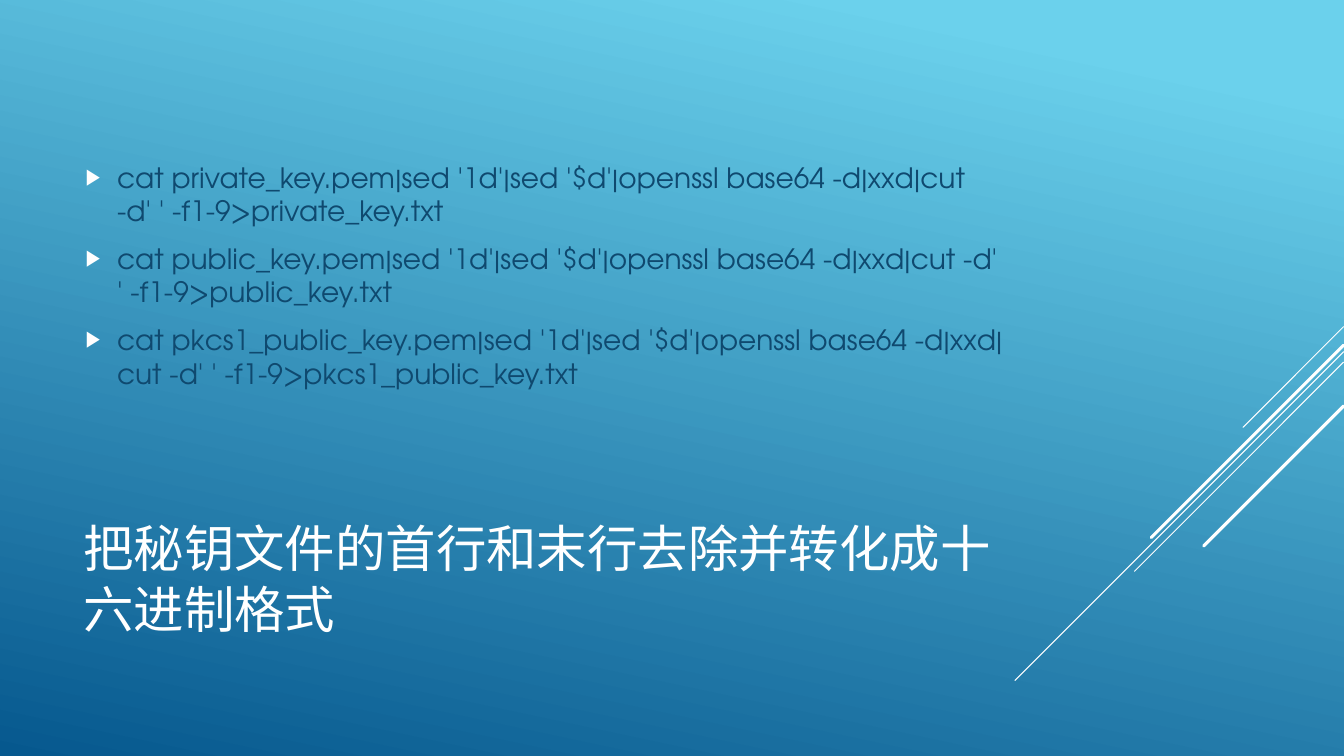
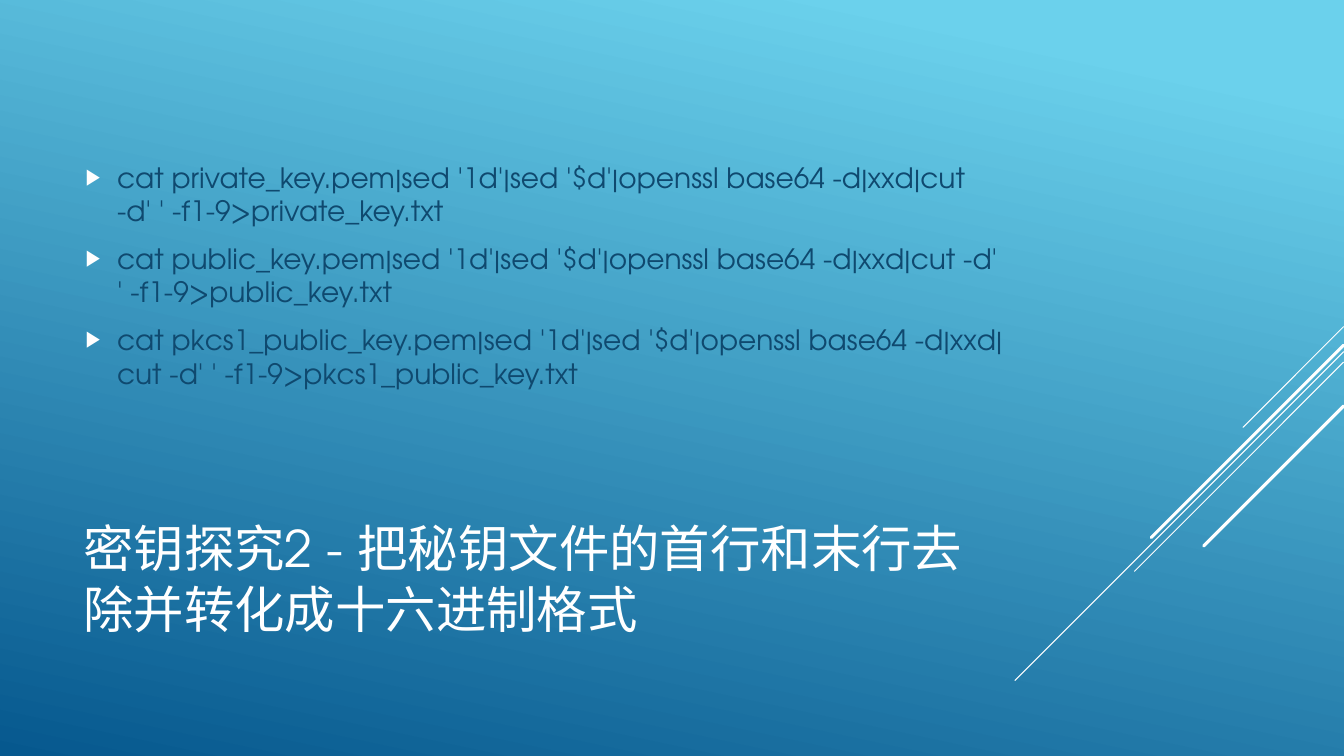
Before and after one commit to lmq1117/l56xx, a slide deck: slide 10 of document/limq.pptx (slide 13 before the commit). Drawn at 1344x756 pixels with LibreOffice and Linux fonts; fonts in the diff are those of the drawing. Boxes give left, top, right and bottom in pixels: in the first picture for what was removed or moved away, otherwise in the second. Text is boxed around its words. In the diff, an @@ line names an element or a change of style, - is before the commit and + after.

```diff
--- a/document/limq.pptx
+++ b/document/limq.pptx
@@ title at (x1=83, y1=524, x2=963, y2=632): text changed @@
-把秘钥文件的首行和末行去除并转化成十六进制格式
+密钥探究2 - 把秘钥文件的首行和末行去除并转化成十六进制格式
```
Also in this commit, not shown: 2 other slides changed, 6 slides added, 5 slides removed.
